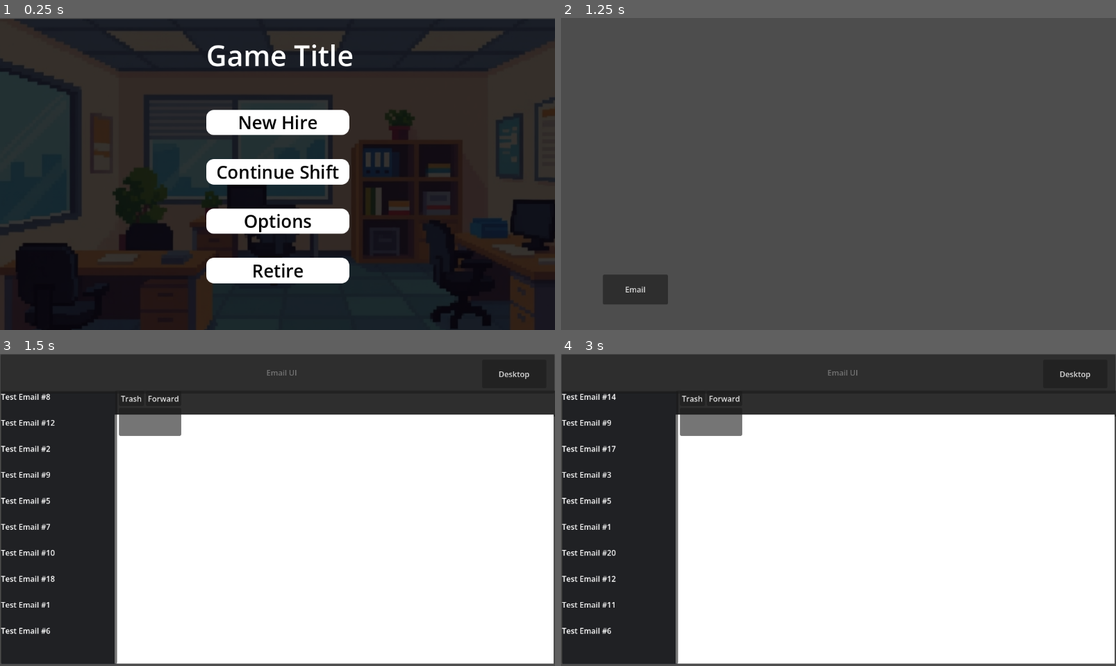
Above: before the commit, frames 1-4 (two rows, left to right).
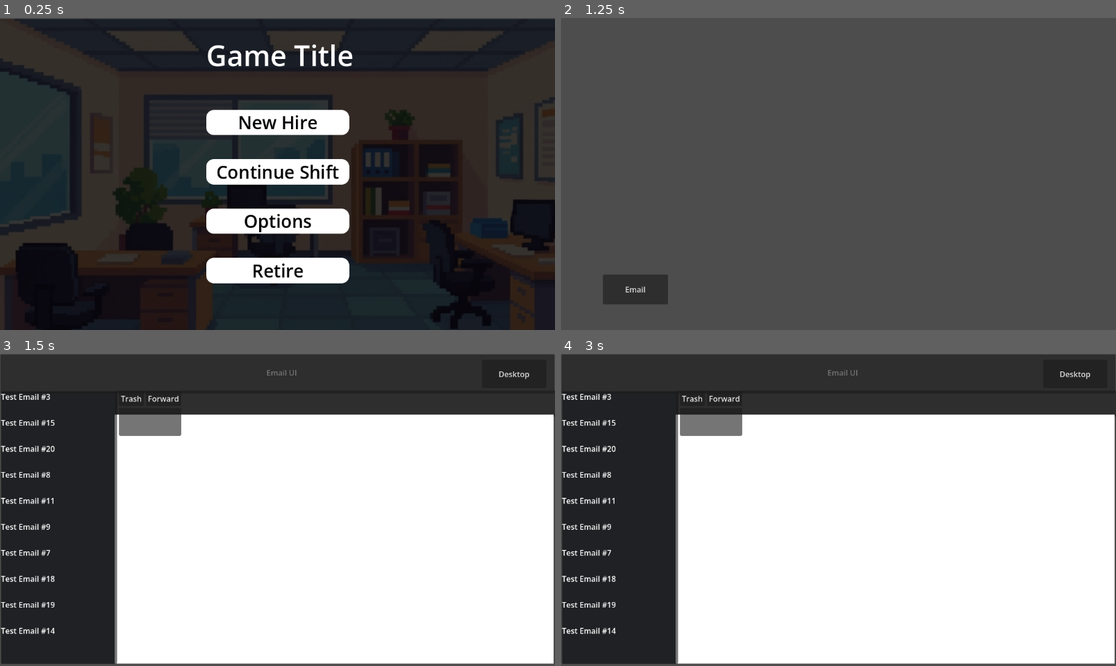
Above: after the commit, the same moments.

Repository: Sonarc-sys/Capstone-Project
Game: Godot game, scene res://Scenes/UI/mainMenu/main_menu.tscn
Same seed, same stepped clock (60 frames per second), same inputs: the game is played once before the commit and once after it.
Inputs:
- Up to frame 1 (0.25 s): no input
- Up to frame 2 (1.25 s): click "New Hire" at 0.5 s
- Up to frame 3 (1.5 s): click "Email" at 1.25 s
- Up to frame 4 (3 s): click "Desktop" at 2 s; click "Email" at 2.75 s

Frames 1-2 are identical in both runs. In frame 3, 0.1% of the frame differs, in the area x 8-10%, y 12-90%; in frame 4, 0.1%.

Commit message:
Left side email display set up with persistance during session

Diff:
--- a/security-awareness-gamification-project/Scenes/UI/emailInbox/emailInbox.tscn
+++ b/security-awareness-gamification-project/Scenes/UI/emailInbox/emailInbox.tscn
@@ -77,7 +77,6 @@
 offset_top = 76.0
 offset_right = 1149.0
 offset_bottom = 642.0
-metadata/_edit_lock_ = true
 
 [node name="EmailList Panel" type="PanelContainer" parent="Hbox for EmaiList_Email Body" unique_id=507288649]
 layout_mode = 2
--- a/security-awareness-gamification-project/Scenes/UI/emailInbox/email_inbox.gd
+++ b/security-awareness-gamification-project/Scenes/UI/emailInbox/email_inbox.gd
@@ -1,7 +1,4 @@
 extends Control
-
-@export var email_number = 10 #email amount can be changed accordingly
-@export var email_resource_folder = "res://Scripts/Data/emailDatabase/Emails/Day1/" #must make dynamic after demo
 
 @onready var email_list_panel = $"Hbox for EmaiList_Email Body/EmailList Panel"
 
@@ -10,44 +7,11 @@
 
 # Called when the node enters the scene tree for the first time.
 func _ready() -> void:
-	load_all_emails() #loads all emails from the resource folder
-	pick_random_emails() #will then pick 10 random ones
-	email_list_panel.populate_email_list(selected_emails)
+	#Calls email generator to load emails
+	EmailGenerator.load_emails(EmailGenerator.email_resource_folder, EmailGenerator.email_number)
 
-#Email functions to load and then pick random emails
-func load_all_emails():
-	all_emails.clear()
-	var dir = DirAccess.open(email_resource_folder)
-	if not dir:
-		push_error("Folder not found")
-		return
-
-	dir.list_dir_begin()
-	var file_name = dir.get_next()
-	while file_name != "":
-		if file_name.ends_with(".tres"):
-			var path = email_resource_folder + file_name
-			var email_res = load(path)
-			if email_res is Email:
-				all_emails.append(email_res)
-		file_name = dir.get_next()
-	dir.list_dir_end()
-
-func pick_random_emails():
-	selected_emails.clear()
-	if all_emails.size() <= email_number:
-		selected_emails = all_emails.duplicate()
-		return
-	var available_indices = all_emails.size()
-	var indices = []
-	for i in range(all_emails.size()):
-		indices.append(i)
-	indices.shuffle()  # Randomize indices
-	for i in range(email_number):
-			selected_emails.append(all_emails[indices[i]])
-
-
-
+	#populates left email panel
+	email_list_panel.populate_email_list(EmailGenerator.selected_emails)
 
 
 #Button to bring back to desktop
--- /dev/null
+++ b/security-awareness-gamification-project/Scripts/Data/emailDatabase/Logic/EmailGenerator.gd
@@ -0,0 +1,43 @@
+extends Node
+
+@export var email_number = 10 #email amount can be changed accordingly
+@export var email_resource_folder = "res://Scripts/Data/emailDatabase/Emails/Day1/" #must make dynamic after demo
+
+var all_emails: Array[Email] = [] #array storing all emails from source
+var selected_emails: Array[Email] = [] #10 selected emails stored here
+
+func load_emails(email_resource_folder, email_number):
+	if all_emails.size() > 0:
+		# Already loaded, skip
+		return
+	#Loads all emails first
+	#all_emails.clear()
+	var dir = DirAccess.open(email_resource_folder)
+	if not dir:
+		push_error("Folder not found")
+		return
+
+	dir.list_dir_begin()
+	var file_name = dir.get_next()
+	while file_name != "":
+		if file_name.ends_with(".tres"):
+			var path = email_resource_folder + file_name
+			var email_res = load(path)
+			if email_res is Email:
+				all_emails.append(email_res)
+		file_name = dir.get_next()
+	dir.list_dir_end()
+	print("loaded all emails")
+#Selects emails
+	selected_emails.clear()
+	if all_emails.size() <= email_number:
+		selected_emails = all_emails.duplicate()
+		return
+	var available_indices = all_emails.size()
+	var indices = []
+	for i in range(all_emails.size()):
+		indices.append(i)
+	indices.shuffle()  # Randomize indices
+	for i in range(email_number):
+			selected_emails.append(all_emails[indices[i]])
+	print("Picked emails")
--- a/security-awareness-gamification-project/project.godot
+++ b/security-awareness-gamification-project/project.godot
@@ -15,6 +15,10 @@
 config/features=PackedStringArray("4.6", "Forward Plus")
 config/icon="res://icon.svg"
 
+[autoload]
+
+EmailGenerator="*uid://dqgjwsmredhkk"
+
 [dotnet]
 
 project/assembly_name="SecurityAwarenessGamificationProject"
Not shown, added: security-awareness-gamification-project/Scripts/Data/emailDatabase/Logic/EmailGenerator.gd.uid
